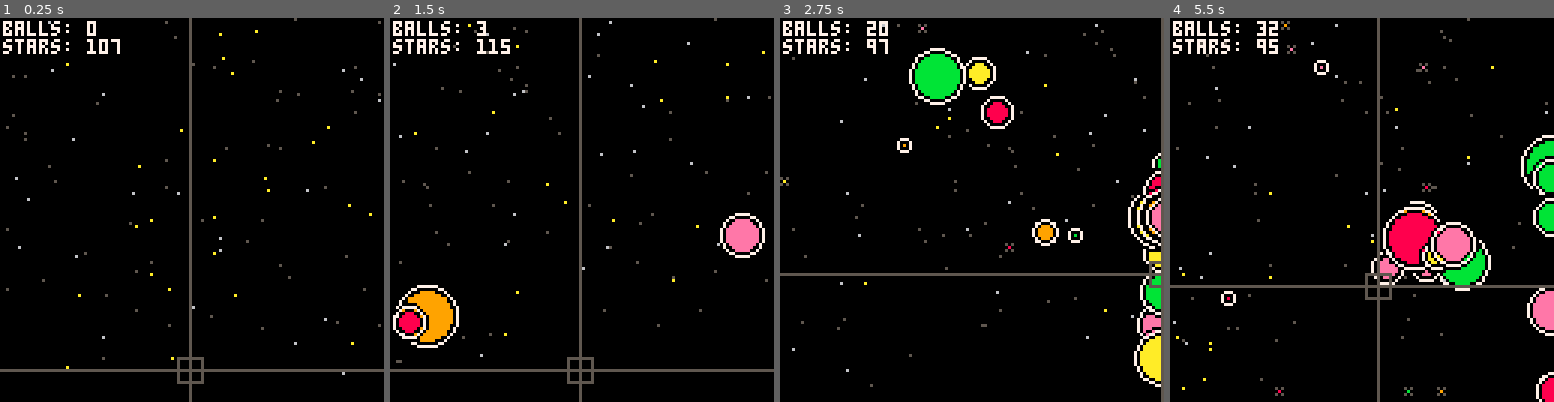
Above: before the commit, frames 1-4 (left to right).
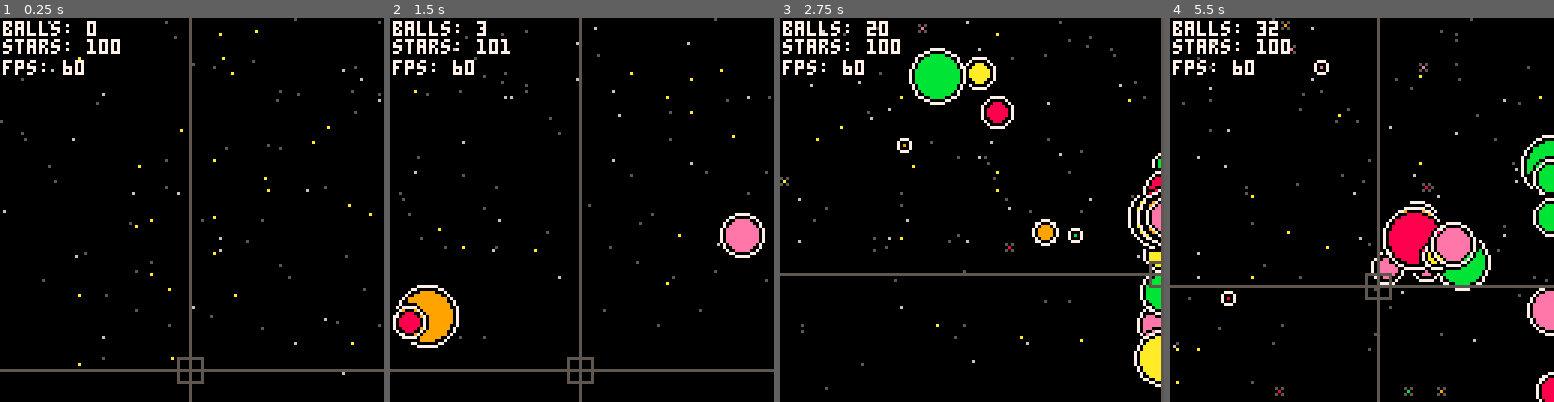
Above: after the commit, the same moments.

Repository: tmelot2/pico-8
Game: PICO-8 cartridge anim1.p8
Same seed, same stepped clock (60 frames per second), same inputs: the game is played once before the commit and once after it.
Inputs:
- Up to frame 1 (0.25 s): no input
- Up to frame 2 (1.5 s): tap X (X key) at 0.33, 1.07 s; tap O (Z key) at 0.7 s
- Up to frame 3 (2.75 s): hold Right 1.6-2.1 s; tap O (Z key) at 1.7, 2.1, 2.5 s; tap X (X key) at 1.85 s; hold Up 2.15-2.42 s; hold Right from 2.47 s (still down)
- Up to frame 4 (5.5 s): tap O (Z key) every 0.4 s from 2.9 to 5.3 s; tap X (X key) at 2.97, 4.08, 5.2 s; release Right at 3.03 s; hold Left 3.08-3.58 s; hold Down 3.63-3.97 s; hold Right 4.02-4.68 s; hold Up 4.73-5.03 s; hold Left from 5.08 s (still down)

The runs differ from the first frame. In frame 1, 0.5% of the frame differs, in the area x 0-31%, y 6-92%; in frame 2, 1.0%; in frame 3, 1.4%; in frame 4, 1.5%, in the area x 0-99%, y 0-97%.

Commit message:
I dunno i did some stuff ok? sorry future me

Diff:
--- a/anim1.p8
+++ b/anim1.p8
@@ -13,6 +13,8 @@
 function _init()
 	balls = {}
 	starfield = {}
+	cx = 0
+	cy = 0
 	initStarfield()
 end
 
@@ -26,6 +28,7 @@
 	updateBalls()
 	updateBallSpawner()
 	updateStarfield()
+	updateBurst()
 end
 
 function _draw()
@@ -33,6 +36,7 @@
 	drawStarfield()
 	drawBalls()
 	drawHud()
+	-- drawBurst()
 end
 
 
@@ -61,6 +65,7 @@
 function drawHud()
 	print('balls: ' .. #balls, 1, 1, 7)
 	print('stars: ' .. #starfield, 1, 7, 7)
+	print('fps: ' .. stat(7), 1, 14, 7)
 
 	-- reticle
 	if btn(4) then c=6 size=6 else c=5 size=4 end
@@ -103,10 +108,11 @@
 function updateStarfield()
 	-- spawn to limit
 	STAR_LIMIT = 100
+	more = 0
 	if #starfield < STAR_LIMIT then
 		more = STAR_LIMIT - #starfield +1
 	end
-	for i=1,flr(rnd(3)) do
+	for i=1,more do
 		add(starfield, newStar())
 	end
 
@@ -214,6 +220,23 @@
 	if ballSpawner.y > screenheight then ballSpawner.y = screenheight end
 end
 
+-- burst
+burstTimer = 0
+function updateBurst()
+	burstTimer += 1
+end
+
+function drawBurst()
+	cx = screenwidth/2
+	cy = screenheight/2
+	l = 8
+	c = {8}
+	cc = c[1]
+	for i=0,l do
+		circ(cx+16*cos(i/l+(0.05*burstTimer/8)), cy+16*sin(i/l+(0.05*burstTimer/8)), 5+20*cos(burstTimer/128), cc)
+	end
+end
+
 __gfx__
 00000000000000000000000000000000000000000000000000000000000000000000000000000000000000000000000000000000000000000000000000000000
 00000000000000000000000000000000000000000000000000000000000000000000000000000000000000000000000000000000000000000000000000000000
